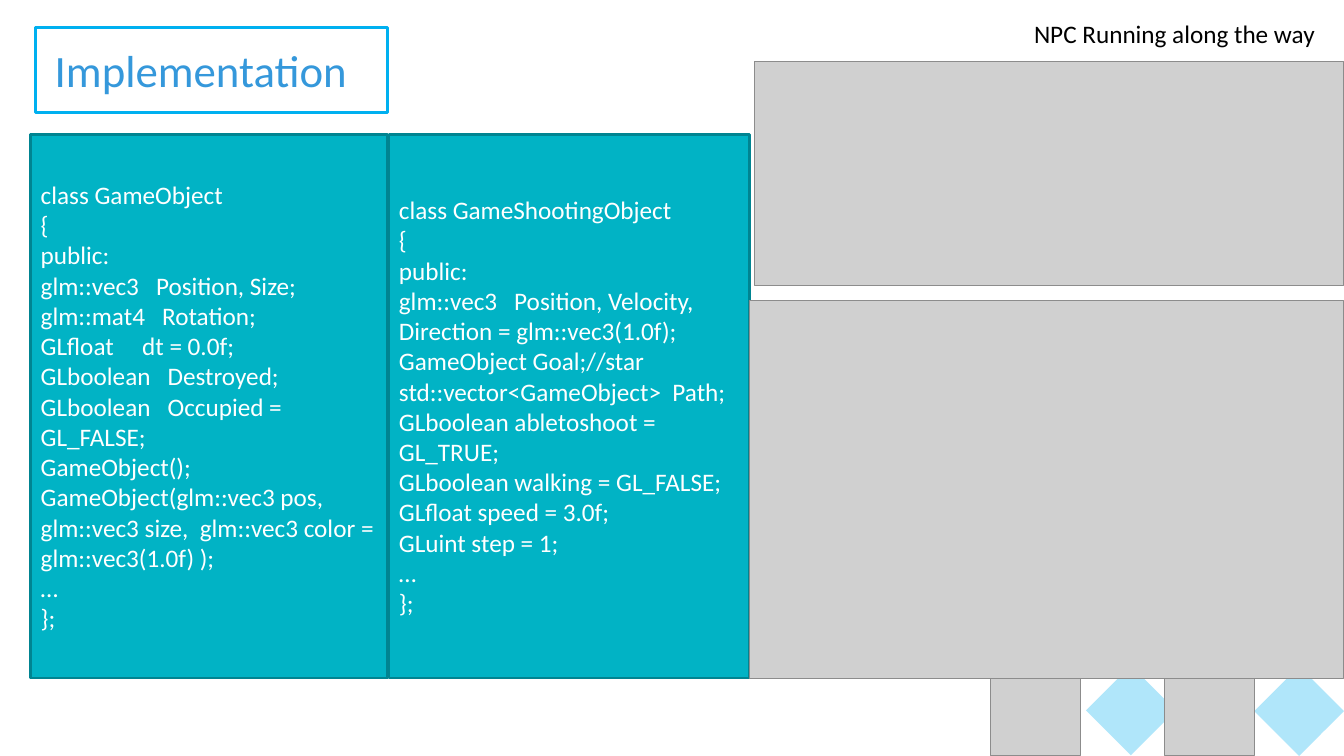
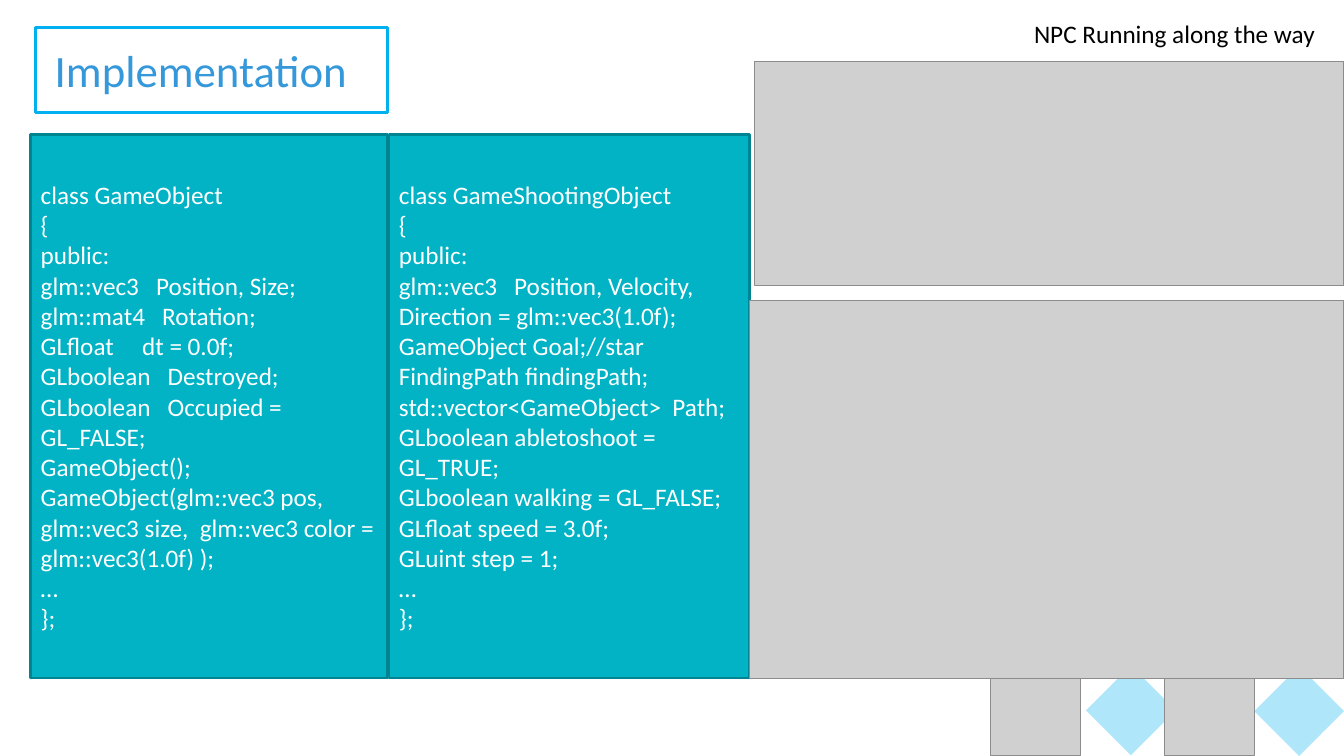
Before and after one commit to cproject2019/cproject2019-group8, a slide deck: slide 20 of Group 8 ArcherBattle.pptx. Drawn at 1344x756 pixels with LibreOffice and Linux fonts; fonts in the diff are those of the drawing; grey boxes stand for pictures; background and template pictures are left out. Boxes give left, top, right and bottom in pixels: in the first picture for what was removed or moved away, otherwise in the second. Text is boxed around its words. In the diff, an @@ line names an element or a change of style, - is before the commit and + after.

```diff
--- a/Group 8 ArcherBattle.pptx
+++ b/Group 8 ArcherBattle.pptx
@@ text in rectangle at [399,367,648,390]: paragraph added @@
+FindingPath findingPath;
```
Also in this commit, not shown: 5 other slides changed.
